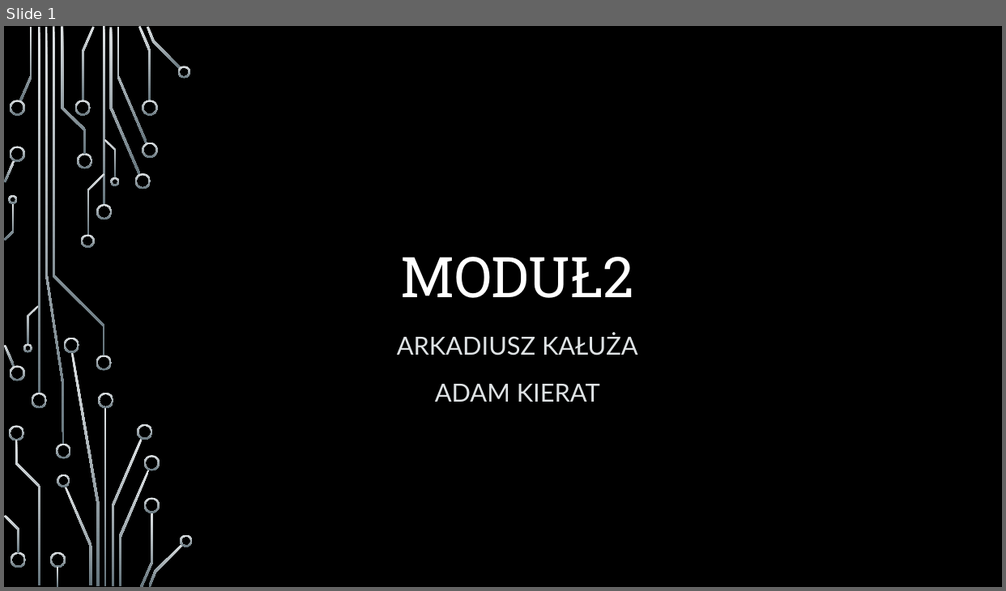
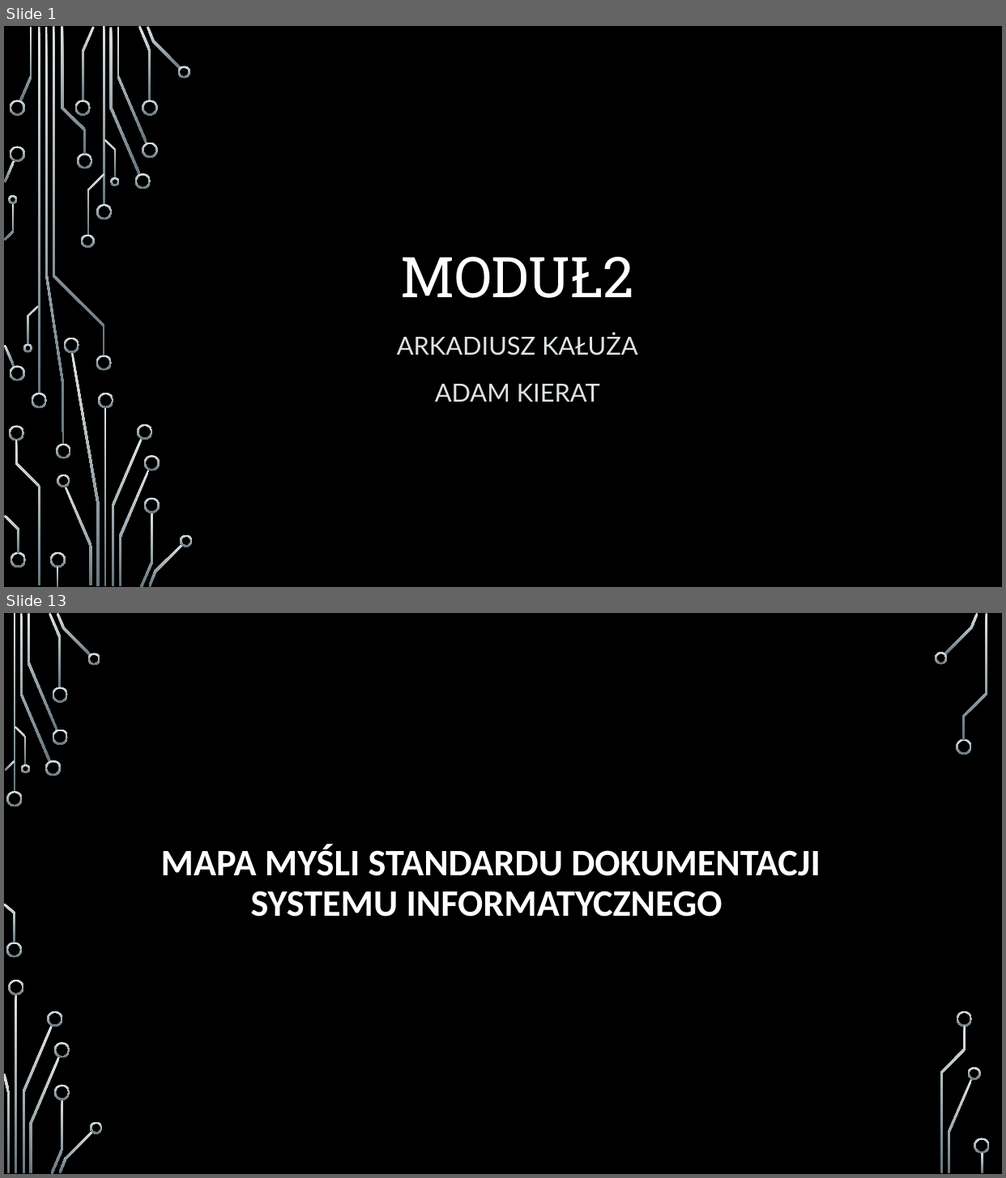
Before and after one commit to arcziko9/ZarzadzanieSystemamiInformatycznymiPOLSL, a slide deck: Projekt2/Adam_Kierat_Arkadiusz_Kałuża_Modul2_prezentacja.pptx. Shown one above the other, each under a label of ours: slide 1 before the commit, slides 1 and 13 after it; the slides between them are not shown. The pictures are 1006x591 and 1006x1178 pixels, drawn with LibreOffice and Linux fonts; fonts in the diff are those of the drawing; background and template pictures are left out. Boxes give left, top, right and bottom in pixels: in the first picture for what was removed or moved away, otherwise in the second. Text is boxed around its words. In the diff, an @@ line names an element or a change of style, - is before the commit and + after.

```diff
--- a/Projekt2/Adam_Kierat_Arkadiusz_Kałuża_Modul2_prezentacja.pptx
+++ b/Projekt2/Adam_Kierat_Arkadiusz_Kałuża_Modul2_prezentacja.pptx
@@ slide 13 added at [4,613,1002,1174], background picture (left out) @@
@@ title added at [161,845,820,917], 36 pt, text #FFFFFF, bold @@
+MAPA MYŚLI STANDARDU DOKUMENTACJI SYSTEMU INFORMATYCZNEGO
@@ group added at [4,613,990,1174]: 33 freeform shapes, 3 rectangles @@
```
Also in this commit, not shown: 1 slide changed, 13 other slides added, 4 other files.
